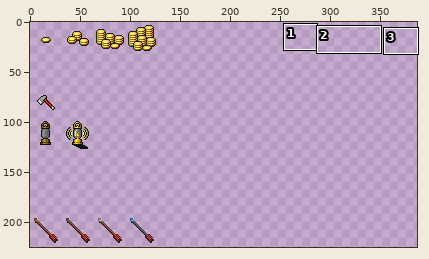
One commit to this sprite sheet: src/assets/graphics/items/general.png. Above: a wide view before the commit, with the close-up outlined.
Close-up. The starting point:
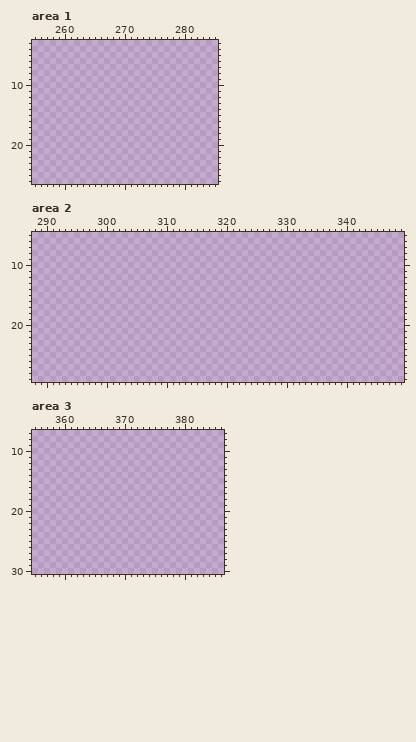
The file is 480x480 pixels. Colours within 5 levels of each other are drawn and written as one. Shown: area 1: x 255..285, y 3..26; area 2: x 288..349, y 5..29; area 3: x 355..386, y 7..30. The wide view leaves out empty margins.
After the commit:
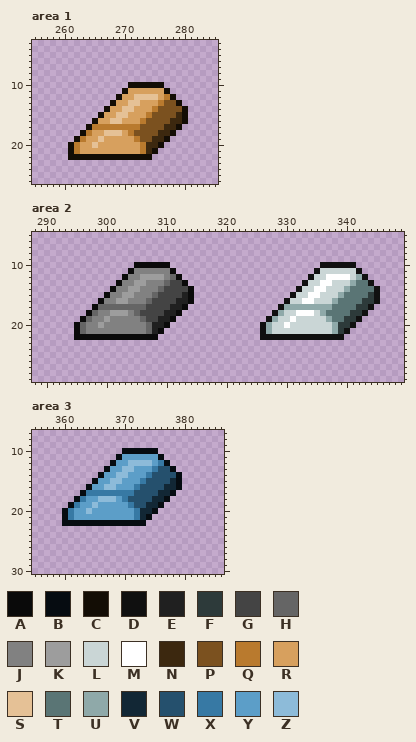
Palette (. is transparent): A #0a0a0a  B #060c11  C #130d05  D #101010  E #202020  F #2d3a3a  G #444444  H #656565  J #818181  K #9d9d9d  L #cad6d6  M #ffffff  N #3c280f  P #7b511f  Q #b97a2e  R #d7a05e  S #e5c196  T #5a7575  U #8fa9a9  V #122735  W #25506d  X #3779a4  Y #5c9ec8  Z #8dbbd9
The commit says: Add smelted bars and re-arrangement of items.
Change:
Changed rows in their new state; - is an unchanged pixel.
Area 1:
first column x 261:
10 ----------CCCCCC----
11 ---------CRRRRRRC---
12 --------CRRSSSSRQC--
13 -------CRRSSRRRQPPC-
14 ------CRRSSRRRQPPPPC
15 -----CRRSSRRRQPPPPNC
16 ----CRRSSRRRQPPPPNNC
17 ---CQQQQQQQQPPPPNNC-
18 --CQRRSSSRQPPPPNNC--
19 -CQRRSRRRRRQPPNNC---
20 CQRRSRRRRRRRQNNC----
21 CQRRRRRRRRRRQNC-----
22 CCCCCCCCCCCCCC------
Area 2:
first column x 295:
10 ----------AAAAAA-------------------------DDDDDD----
11 ---------AJJJJJJA-----------------------DLLLLLLD---
12 --------AJJKKKKJHA---------------------DLLMMMMLUD--
13 -------AJJKKJJJHGGA-------------------DLLMMLLLUTTD-
14 ------AJJKKJJJHGGGGA-----------------DLLMMLLLUTTTTD
15 -----AJJKKJJJHGGGGEA----------------DLLMMLLLUTTTTFD
16 ----AJJKKJJJHGGGGEEA---------------DLLMMLLLUTTTTFFD
17 ---AHHHHHHHHGGGGEEA---------------DUUUUUUUUTTTTFFD-
18 --AHJJKKKJHGGGGEEA---------------DULLMMMLUTTTTFFD--
19 -AHJJKJJJJJHGGEEA---------------DULLMLLLLLUTTFFD---
20 AHJJKJJJJJJJHEEA---------------DULLMLLLLLLLUFFD----
21 AHJJJJJJJJJJHEA----------------DULLLLLLLLLLUFD-----
22 AAAAAAAAAAAAAA-----------------DDDDDDDDDDDDDD------
Area 3:
first column x 360:
10 ----------BBBBBB----
11 ---------BYYYYYYB---
12 --------BYYZZZZYXB--
13 -------BYYZZYYYXWWB-
14 ------BYYZZYYYXWWWWB
15 -----BYYZZYYYXWWWWVB
16 ----BYYZZYYYXWWWWVVB
17 ---BXXXXXXXXWWWWVVB-
18 --BXYYZZZYXWWWWVVB--
19 -BXYYZYYYYYXWWVVB---
20 BXYYZYYYYYYYXVVB----
21 BXYYYYYYYYYYXVB-----
22 BBBBBBBBBBBBBB------
